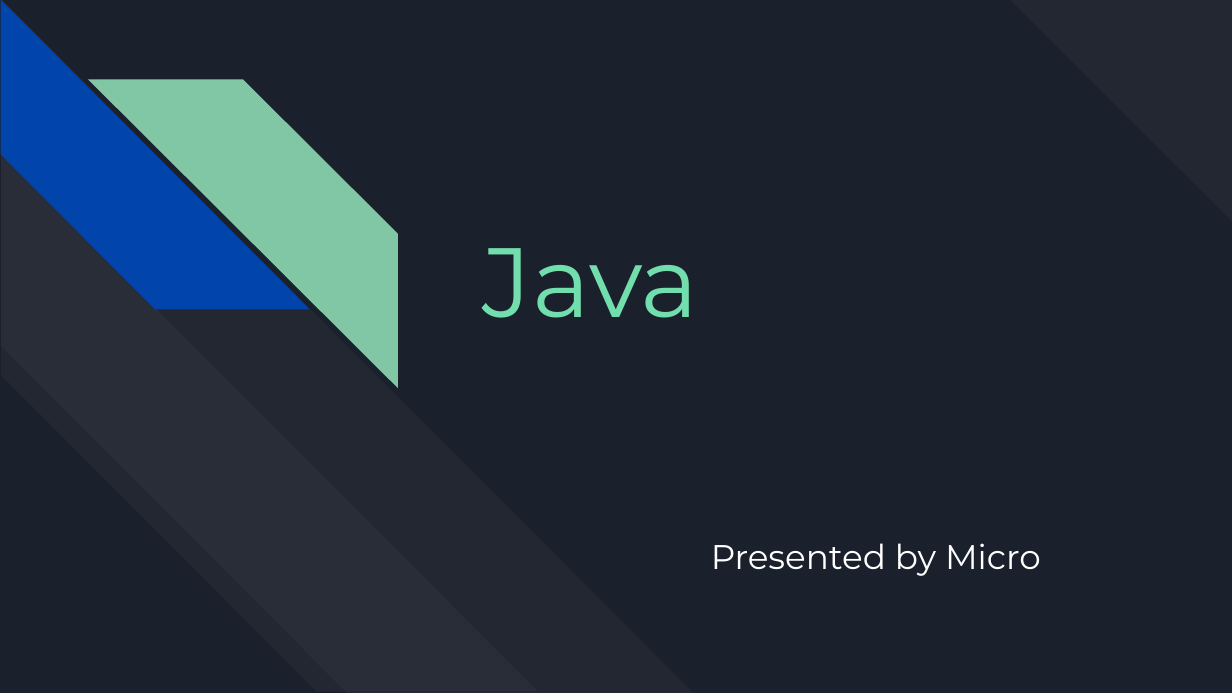
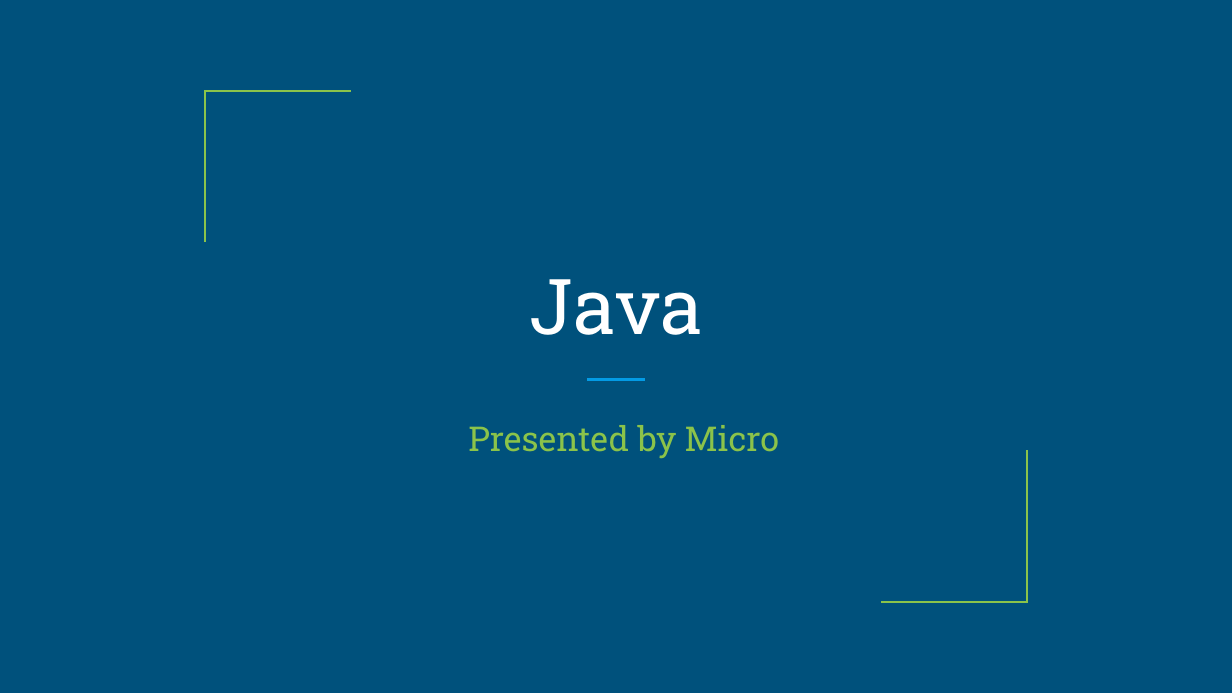
Before and after one commit to ritchelmendaros/2324-appdev-sem1-f2-07, a slide deck: slide 1 of generated/generated_presentation.pptx. Drawn at 1232x693 pixels with LibreOffice and Linux fonts; fonts in the diff are those of the drawing. Boxes give left, top, right and bottom in pixels: in the first picture for what was removed or moved away, otherwise in the second. Text is boxed around its words. In the diff, an @@ line names an element or a change of style, - is before the commit and + after.

```diff
--- a/generated/generated_presentation.pptx
+++ b/generated/generated_presentation.pptx
@@ background #1B212C to #00517C @@
@@ diag stripe removed at box(1010, 0, 1232, 222) @@
@@ group removed at box(0, 0, 694, 692): 4 diag stripes @@
@@ freeform shape added at box(206, 91, 352, 242), outline #8BC34A 2.25 pt @@
@@ title "Java": place and size @@
-title "Java" at box(483, 248, 699, 318)
+title "Java" at box(529, 279, 702, 335)
@@ title "Java" at box(529, 279, 702, 335): size 115 to 90 pt, font Montserrat to Roboto Slab, text colour #72DEAD to #FFFFFF; alignment left to centre; vertical alignment top to bottom @@
@@ line added from (588, 379) to (644, 379), #039BE5 3 pt @@
@@ subtitle "Presented by Micro": place and size @@
-subtitle "Presented by Micro" at box(711, 543, 1041, 576)
+subtitle "Presented by Micro" at box(468, 425, 779, 458)
@@ subtitle "Presented by Micro" at box(468, 425, 779, 458): font Montserrat to Roboto Slab, text colour #FFFFFF to #8BC34A; alignment left to centre; indent changed @@
@@ freeform shape added at box(881, 450, 1027, 602), outline #8BC34A 2.25 pt @@
```
Also in this commit, not shown: 1 other slide changed, 3 slides added, 3 slides removed, 6 other files.
